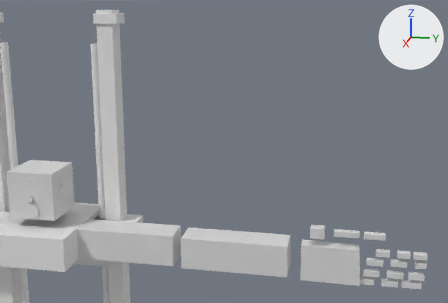
Two versions of the Blender file robot_scaled_4-2-21-LTS-ARCH-02-MANUAL-01.blend, one commit apart.
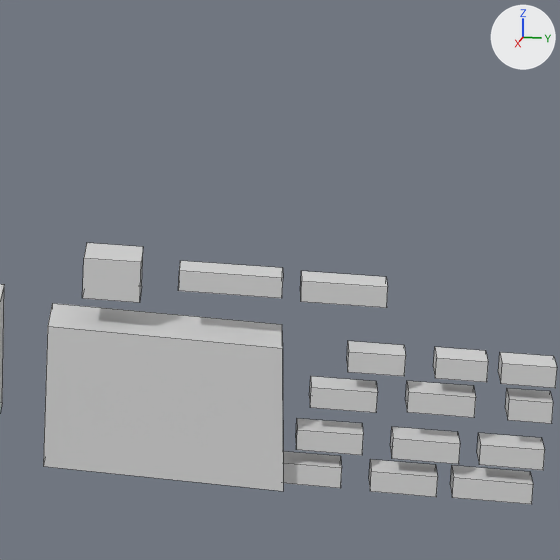
Each version appears first from a camera (50 mm lens) standing at (5.399, -0.954, -3.84) and looking at (3.698, -1.294, -4.265), and next in a close-up on the part from 65% to 96% of the width and 54% to 100% of the height. The axes (+X, +Y, +Z) are drawn at upper right. The lights are the same throughout. The last two pictures show the newer version. The close-ups show mesh edges as thin lines. Objects named as collision shapes, trigger or cutter boxes, shadow casters or lower levels of detail are left out.

The older version as bpy lines, for what is in view:
```python
ob_left_digit2_distal_phalanx = bpy.data.objects.new('left_digit2_distal_phalanx', me_third_phalanx_of_index_finger_of_left_hand)
ob_left_digit2_distal_phalanx.parent = ob_left_digit2_dip_joint_empty
ob_left_digit2_distal_phalanx.location = (3.608, -1.011, -4.216)
ob_left_digit2_distal_phalanx.scale = (0.999, 1.0, 1.0)
ob_left_digit5_distal_phalanx = bpy.data.objects.new('left_digit5_distal_phalanx', me_third_phalanx_ring_finger_left_hand_001)
ob_left_digit5_distal_phalanx.parent = ob_left_digit5_dip_joint_empty
ob_left_digit5_distal_phalanx.location = (3.608, -1.013, -4.291)
ob_left_palm_link = bpy.data.objects.new('left_palm_link', me_left_palm)
ob_left_palm_link.parent = ob_left_wrist_joint_2_empty
ob_left_palm_link.location = (3.608, -0.934, -4.222)
ob_left_palm_link.scale = (0.999, 1.0, 1.26)
# also in view: 'left_digit3_middle_phalanx' at (3.708, -0.79, -4.563); 'left_digit3_distal_phalanx' at (3.708, -0.856, -4.565); 'first_phalanx_left_thumb_link' at (3.708, -0.86, -4.487); 'left_digit5_proximal_phalanx' at (3.708, -0.752, -4.624); 'left_digit4_proximal_phalanx' at (3.708, -0.741, -4.598)
```
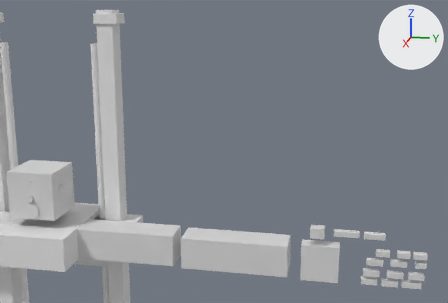
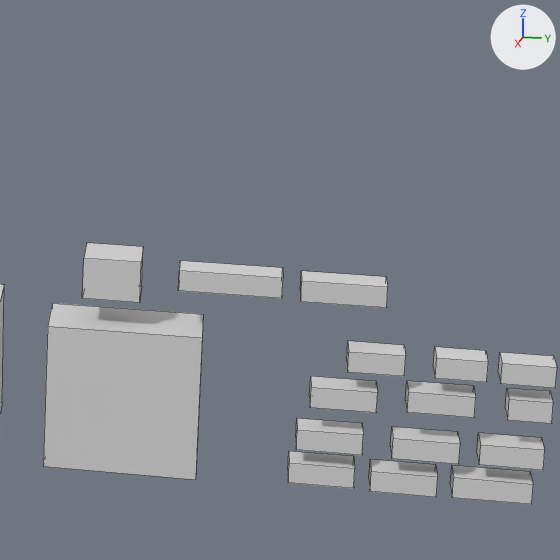
Commit message: backup: MANUAL-01 moved into project folder with latest session state

Changed parts and their boxes (x1, y1, x2, y2) in the close-ups (560 x 560 px):
'left_palm_link', reshaped (33% narrower): before (43, 303, 283, 491); after (43, 303, 203, 480)
'left_digit5_distal_phalanx', moved: before (283, 451, 342, 488); after (288, 451, 355, 488)

Diff of the bpy script that builds the scene:
```diff
--- a/robot_scaled_4-2-21-LTS-ARCH-02-MANUAL-01.blend.py
+++ b/robot_scaled_4-2-21-LTS-ARCH-02-MANUAL-01.blend.py
@@ me_left_palm @@
 # used by ob_left_palm_link; parent = ob_left_wrist_joint_2_empty; location = (3.608, -0.934, -4.222); scale = (0.999, 1.0, 1.26)
-me_left_palm.from_pydata(...)  # 8 vertices, 6 faces; spans x -0.0175..0.0175, y -0.0866..0.0477, z -0.0358..0.0339
-me_left_palm.vertices[2].co = (-0.0175, 0.0429, 0.0318)  # pixel (281, 324)
-me_left_palm.vertices[3].co = (-0.0175, 0.0477, -0.0358)
-me_left_palm.vertices[6].co = (0.0175, 0.0429, 0.0318)  # pixel (282, 348)
-me_left_palm.vertices[7].co = (0.0175, 0.0477, -0.0358)  # pixel (283, 491)
+me_left_palm.from_pydata(...)  # 8 vertices, 6 faces; spans x -0.0175..0.0175, y -0.0866..-0.0009, z -0.0339..0.0339
+# me_left_palm part 1
+me_left_palm.vertices[2].co = (-0.0175, -0.0009, 0.0339)  # pixel (203, 314)
+me_left_palm.vertices[3].co = (-0.0175, -0.0009, -0.0339)  # pixel (196, 453)
+me_left_palm.vertices[6].co = (0.0175, -0.0009, 0.0339)  # pixel (202, 337)
+me_left_palm.vertices[7].co = (0.0175, -0.0009, -0.0339)  # pixel (195, 479)
 me_left_palm.materials.append(mat_mat_left_palm_link)
@@ ob_left_digit5_distal_phalanx @@
 ob_left_digit5_distal_phalanx.matrix_parent_inverse = Matrix(((1.0, 0.0, 0.0, -3.608), (0.0, 1.0, 0.0, 0.935), (0.0, 0.0, 1.0, 4.291), (0.0, 0.0, 0.0, 1.0)))
-ob_left_digit5_distal_phalanx.location = (3.608, -1.013, -4.291)
+ob_left_digit5_distal_phalanx.location = (3.608, -1.005, -4.29)
```
